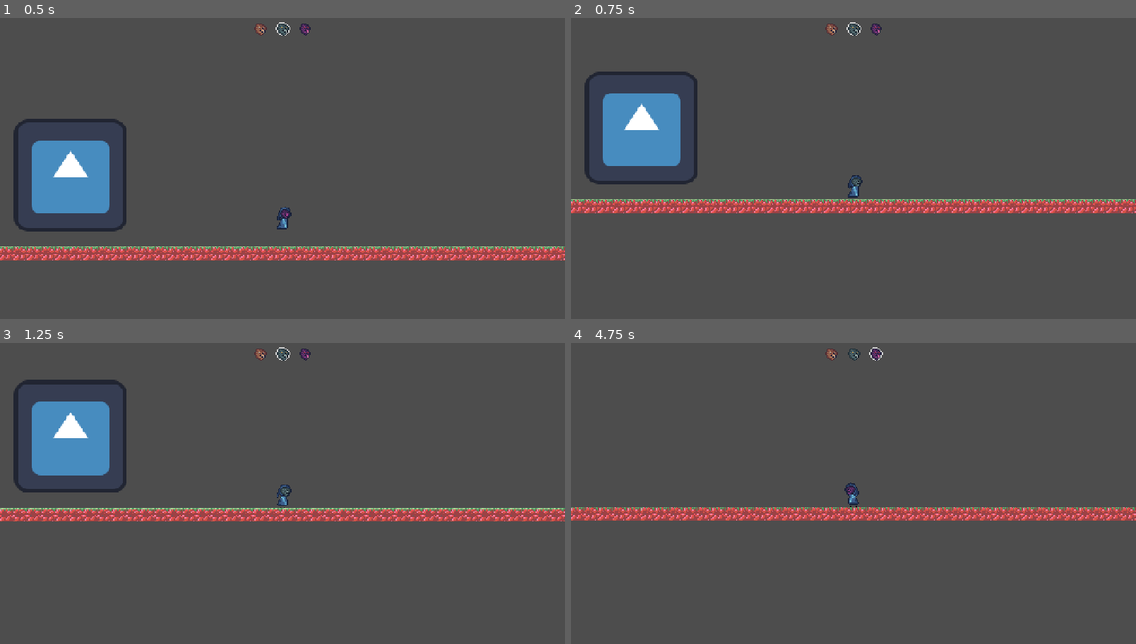
Above: before the commit, frames 1-4 (two rows, left to right).
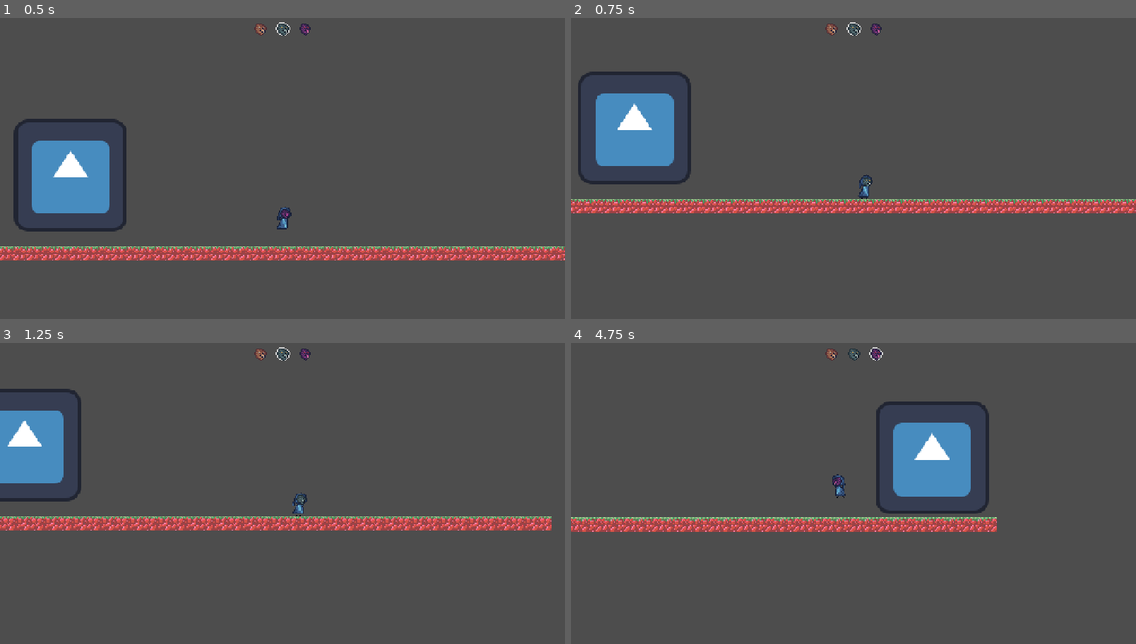
Above: after the commit, the same moments.

Repository: Viikuu/MaskGame
Game: Godot game, scene res://scenes/main.tscn
Two runs of this game, one before a commit and one after it. Both use one fixed random seed, a clock stepped at 60 frames per second and the inputs below. The engine's default icon, where the game draws it, is replaced by a stand-in: a white triangle on a blue panel in a dark square.
Inputs:
- Up to frame 1 (0.5 s): no input
- Up to frame 2 (0.75 s): tap Enter (interact) at 0.5, 0.6 s; hold Right (move_right) from 0.53 s (still down)
- Up to frame 3 (1.25 s): keep holding Right (move_right); tap Space (jump) at 0.77 s
- Up to frame 4 (4.75 s): tap M (mask_future) at 1.35, 4.35 s; tap Space (jump) at 1.52, 3.02, 3.77, 4.52 s; release Right (move_right) at 2.03 s; hold Left (move_left) 2.03-2.78 s; tap N (mask_now) at 2.1 s; hold Right (move_right) 2.78-4.28 s; tap B (mask_past) at 2.85 s; tap Enter (interact) at 3.6 s; hold Left (move_left) from 4.28 s (still down)

Frame 1 is identical in both runs. In frame 2, 5.2% of the frame differs, in the area x 0-100%, y 17-65%; in frame 3, 12%, in the area x 0-100%, y 12-63%; in frame 4, 11%.
Error before the commit: Invalid assignment of property or key 'flip_h' with value of type 'bool' on a base object of type 'null instance'. (res://scripts/player.gd:51)

Commit message:
Fix wrong player sprite name usage

Diff:
--- a/scenes/player.tscn
+++ b/scenes/player.tscn
@@ -207,8 +207,8 @@
 sprite_frames = SubResource("SpriteFrames_sh265")
 animation = &"walk_2"
 
-[node name="ItemSprite" type="Sprite2D" parent="PlayerSprite"]
-scale = Vector2(1.0081728, 0.99999994)
+[node name="ItemSprite" type="Sprite2D" parent="Future"]
+scale = Vector2(1.0164123, 0.9999999)
 offset = Vector2(0, 5)
 
 [node name="WorldCollisions" type="CollisionShape2D" parent="."]
--- a/scripts/player.gd
+++ b/scripts/player.gd
@@ -7,7 +7,7 @@
 
 
 @onready var player_sprite: AnimatedSprite2D = $Future
-@onready var item_sprite: Sprite2D = $PlayerSprite/ItemSprite
+@onready var item_sprite: Sprite2D = $Future/ItemSprite
 
 const SPEED = 100.0
 const JUMP_VELOCITY = -200.0
